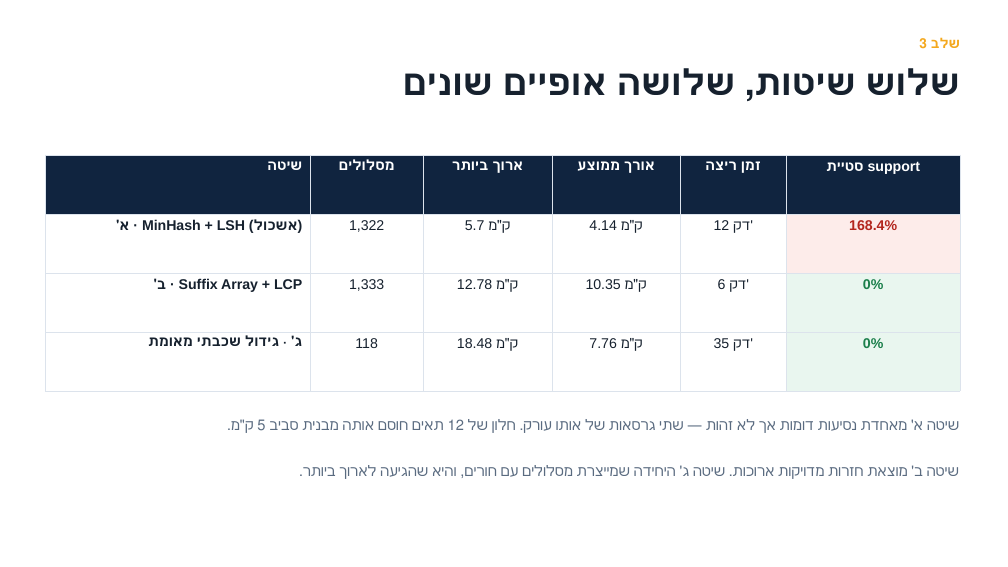
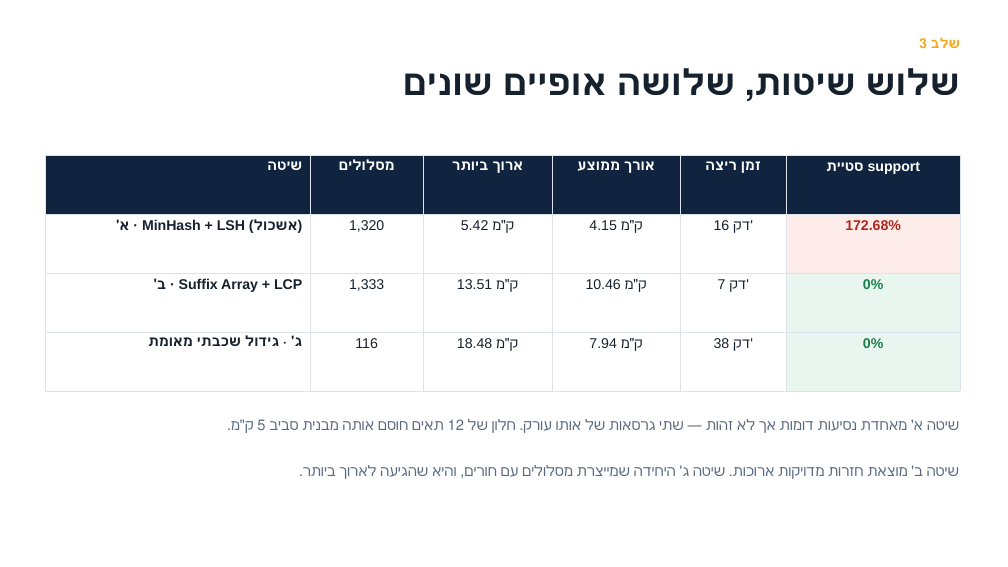
Before and after one commit to Omri5790/porto-taxi-project, a slide deck: slide 7 of output/porto_defence_he.pptx. Drawn at 1008x567 pixels with LibreOffice and Linux fonts; fonts in the diff are those of the drawing. Boxes give left, top, right and bottom in pixels: in the first picture for what was removed or moved away, otherwise in the second. Text is boxed around its words. In the diff, an @@ line names an element or a change of style, - is before the commit and + after.

```diff
--- a/output/porto_defence_he.pptx
+++ b/output/porto_defence_he.pptx
@@ table at bbox=[45, 155, 960, 355] @@
-row 2: א׳ · MinHash + LSH (אשכול) | 1,322 | 5.7 ק"מ | 4.14 ק"מ | 12 דק' | 168.4%
+row 2: א׳ · MinHash + LSH (אשכול) | 1,320 | 5.42 ק"מ | 4.15 ק"מ | 16 דק' | 172.68%
-row 3: ב׳ · Suffix Array + LCP | 1,333 | 12.78 ק"מ | 10.35 ק"מ | 6 דק' | 0%
+row 3: ב׳ · Suffix Array + LCP | 1,333 | 13.51 ק"מ | 10.46 ק"מ | 7 דק' | 0%
-row 4: ג׳ · גידול שכבתי מאומת | 118 | 18.48 ק"מ | 7.76 ק"מ | 35 דק' | 0%
+row 4: ג׳ · גידול שכבתי מאומת | 116 | 18.48 ק"מ | 7.94 ק"מ | 38 דק' | 0%
```
Also in this commit, not shown: 10 other slides changed, 20 other files.
